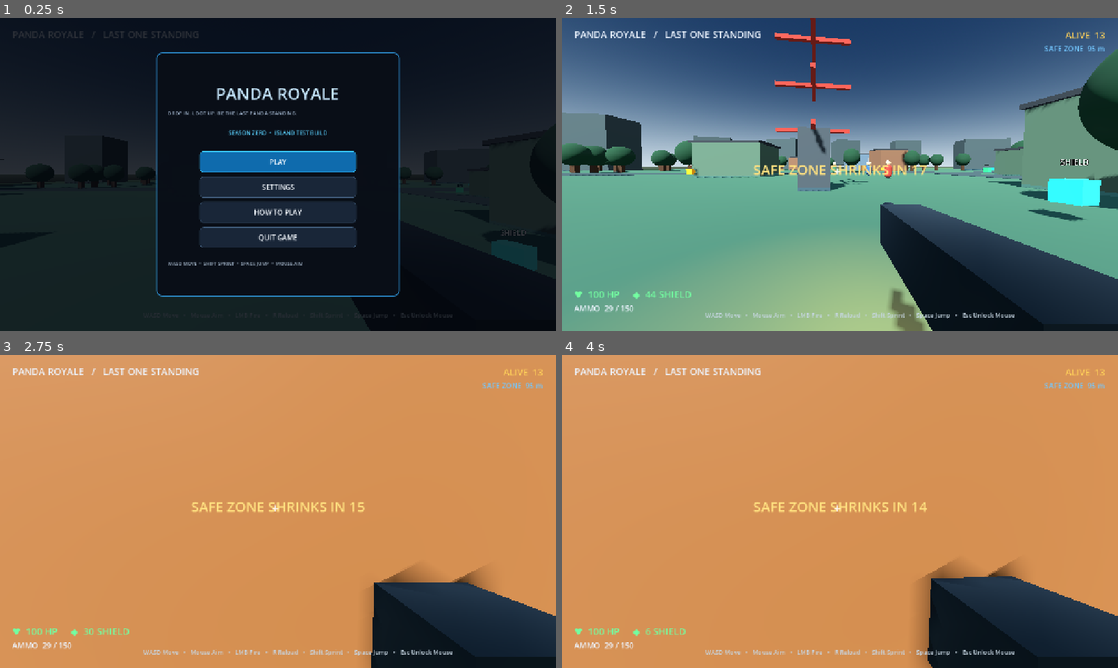
Above: before the commit, frames 1-4 (two rows, left to right).
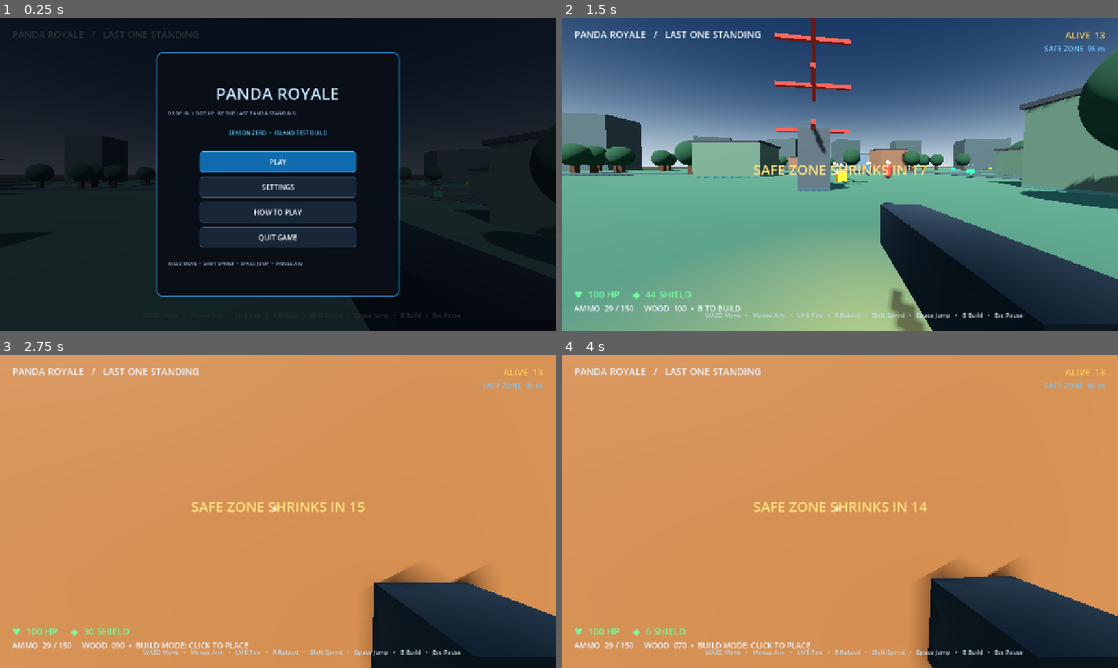
Above: after the commit, the same moments.

Repository: PandaManDev/Panda-Royale
Game: Godot game, scene res://Main.tscn
The game is run twice, just before and just after one commit, with the same random seed, the same clock (stepped at 60 frames per second) and the same inputs.
Inputs (mouse positions are in pixels of both pictures, inside the frame that each line leads up to):
- Up to frame 1 (0.25 s): no input
- Up to frame 2 (1.5 s): click "PLAY" at 0.5 s; tap Enter at 1.25 s; move the mouse to (867, 174) at 1.27 s; hold W from 1.28 s (still down); tap R at 1.35 s; click (867, 174) at 1.42 s
- Up to frame 3 (2.75 s): keep holding W; tap Space at 1.52, 2.27 s; move the mouse to (250, 511) at 2.02 s; tap B at 2.1 s; click (250, 511) at 2.17 s
- Up to frame 4 (4 s): keep holding W; tap Enter at 2.75, 3.5 s; move the mouse to (851, 505) at 2.77 s; hold Shift 2.78-3.53 s; click (851, 505) at 2.92 s; move the mouse to (834, 517) at 3.52 s; tap R at 3.6 s; click (834, 517) at 3.67 s; tap Space at 3.77 s

The runs differ from the first frame. In frame 1, 0.3% of the frame differs, in the area x 72-97%, y 52-96%; in frame 2, 1.5%, in the area x 14-97%, y 45-96%; in frame 3, 0.5%; in frame 4, 0.5%.

Commit message:
Update HUD for building and fix loot spawn coordinates

Diff:
--- a/scripts/game.gd
+++ b/scripts/game.gd
@@ -173,7 +173,8 @@
     for i in range(26):
         var pickup = Area3D.new()
         pickup.set_script(PICKUP_SCRIPT)
-        pickup.position = Vector3(_random_point(82).x, 0.9, _random_point(82).z)
+        var loot_point = _random_point(82)
+        pickup.position = Vector3(loot_point.x, 0.9, loot_point.z)
         add_child(pickup)
         pickup.game = self
 
@@ -238,7 +239,7 @@
     hud.add_child(cross)
 
     var controls = Label.new()
-    controls.text = "WASD Move   •   Mouse Aim   •   LMB Fire   •   R Reload   •   Shift Sprint   •   Space Jump   •   Esc Unlock Mouse"
+    controls.text = "WASD Move   •   Mouse Aim   •   LMB Fire   •   R Reload   •   Shift Sprint   •   Space Jump   •   B Build   •   Esc Pause"
     controls.position = Vector2(330, 674)
     controls.add_theme_font_size_override("font_size", 14)
     controls.add_theme_color_override("font_color", Color(0.78,0.84,0.89))
@@ -248,7 +249,7 @@
     if not player:
         return
     health_label.text = "♥  %d HP     ◆  %d SHIELD" % [int(player.health), int(player.shield)]
-    ammo_label.text = "AMMO  %02d / %03d" % [player.ammo, player.reserve_ammo]
+    ammo_label.text = "AMMO  %02d / %03d     WOOD  %03d%s" % [player.ammo, player.reserve_ammo, player.wood, "  •  BUILD MODE: CLICK TO PLACE" if player.build_mode else "  •  B TO BUILD"]
     alive_label.text = "ALIVE  %02d" % (bots.size() + (1 if player.health > 0 else 0))
     zone_label.text = "SAFE ZONE  %d m" % int(safe_radius)
     if zone_timer < 18:
